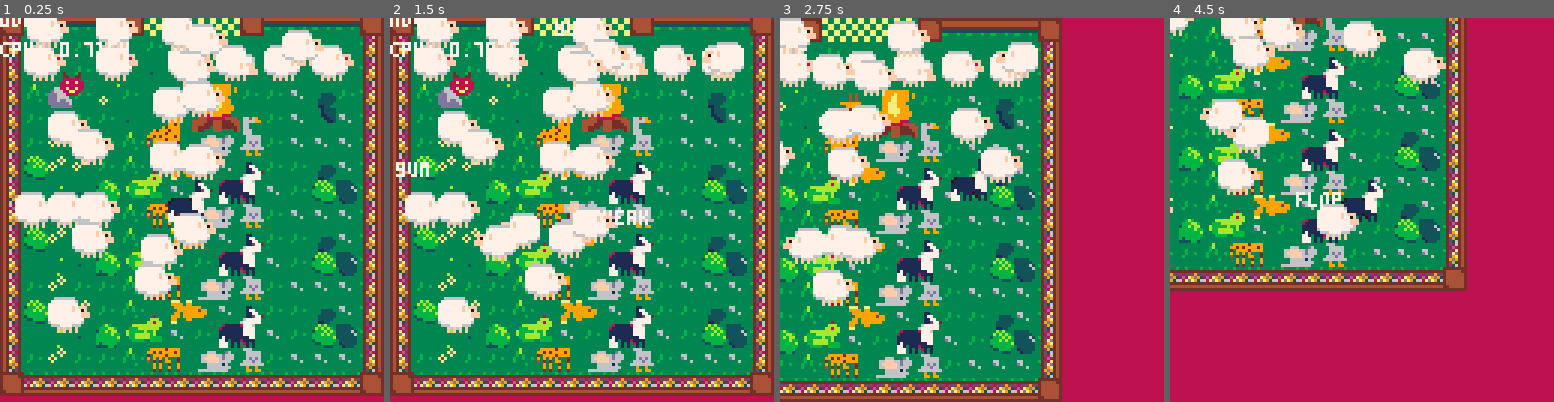
Above: before the commit, frames 1-4 (left to right).
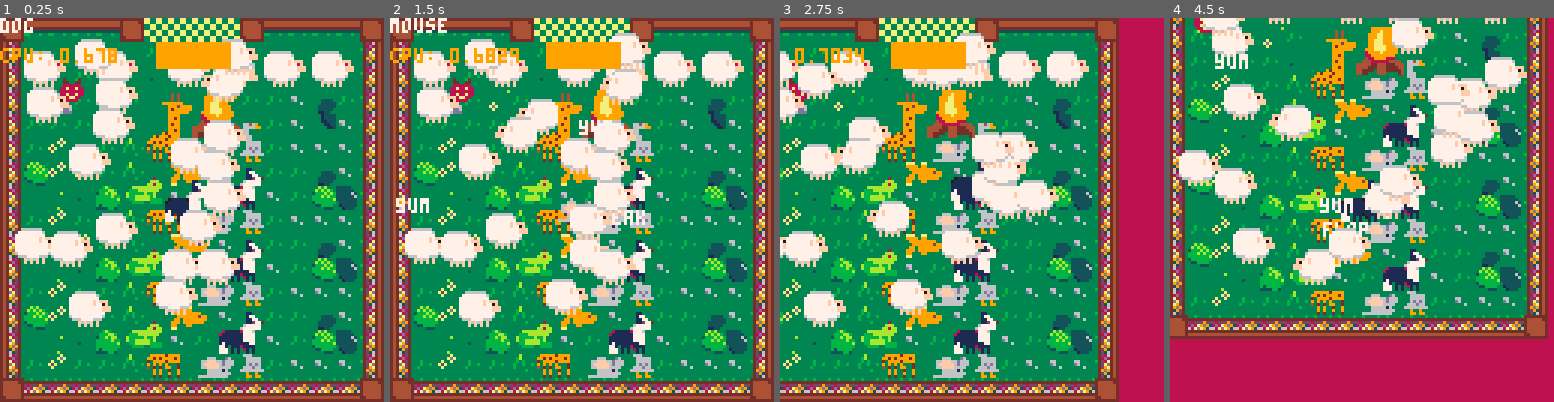
Above: after the commit, the same moments.

Repository: kitasuna/sheepdoggin
Game: PICO-8 cartridge sheepdoggin.p8
Same seed, same stepped clock (60 frames per second), same inputs: the game is played once before the commit and once after it.
Inputs:
- Up to frame 1 (0.25 s): no input
- Up to frame 2 (1.5 s): tap X (X key) at 0.33, 1.07 s; tap O (Z key) at 0.7 s
- Up to frame 3 (2.75 s): hold Right 1.6-2.1 s; tap O (Z key) at 1.7, 2.1, 2.5 s; tap X (X key) at 1.85 s; hold Up 2.15-2.42 s; hold Right from 2.47 s (still down)
- Up to frame 4 (4.5 s): tap O (Z key) every 0.4 s from 2.9 to 4.1 s; tap X (X key) at 2.97, 4.08 s; release Right at 3.03 s; hold Left 3.08-3.58 s; hold Down 3.63-3.97 s; hold Right from 4.02 s (still down)

The runs differ from the first frame. In frame 1, 50% of the frame differs, in the area x 0-100%, y 0-100%; in frame 2, 49%; in frame 3, 61%; in frame 4, 65%, in the area x 0-99%, y 0-84%.

Commit message:
add goal collision

Diff:
--- a/_game.lua
+++ b/_game.lua
@@ -9,6 +9,12 @@
   sheep_mgr:spawn()
   physics = Physics:new()
   enemy = Enemy:new()
+  level = Level:new()
+  level:setGoal(52,
+    8,
+    24,
+    8
+  )
 
   --__update = update_title
   --__draw = draw_title
@@ -53,6 +59,15 @@
       end
     end
   end
+
+  -- sheep / goal collision stuff
+  local topLeft, bottomRight = level:getGoalCorners()
+  for i, sheep in pairs(sheep_mgr.sheep) do
+    if sheep.state == SheepState.Panic and sheep:collisionCirc():collidesRect(topLeft, bottomRight) then
+      sheep_to_evac(sheep)
+    end
+  end
+
   physics:resolveCollisions(merge(sheep_mgr.sheep, {player, enemy}))
   _update_animation()
 end
@@ -63,6 +78,7 @@
   enemy:draw()
   palt(0,false)
   sheep_mgr:draw()
+  level:draw()
   palt(0,true)
   --_draw_animation()
   print("cpu: " .. stat(1),0,10)
--- /dev/null
+++ b/level.lua
@@ -0,0 +1,29 @@
+Level = {}
+function Level:new(o)
+  o = o or {
+    goal_upperleft = {},
+    goal_hw = nil
+  }
+  setmetatable(o, self)
+  self.__index = self
+  return o
+end
+
+function Level:setGoal(x, y, w, h)
+  self.goal_upperleft = v2(x, y)
+  self.goal_bottomright = v2(x+w, y+h)
+end
+
+-- () -> (v2, v2)
+function Level:getGoalCorners()
+  return self.goal_upperleft, self.goal_bottomright
+end
+
+function Level:draw()
+  rectfill(
+    self.goal_upperleft.x,
+    self.goal_upperleft.y,
+    self.goal_bottomright.x,
+    self.goal_bottomright.y,
+    2)
+end
--- a/physics.lua
+++ b/physics.lua
@@ -21,6 +21,17 @@
     return false
   end
   return delta:len() < self.radius + other.radius
+end
+
+function Circ:collidesRect(rectTopLeft, rectBottomRight)
+  local closest_point = v2(
+    mid(self.center.x, rectTopLeft.x, rectBottomRight.x),
+    mid(self.center.y, rectTopLeft.y, rectBottomRight.y)
+  )
+
+  local delta = self.center - closest_point
+
+  return delta.x^2 + delta.y^2 <= self.radius^2
 end
 
 -- Returns the vector that would move the circle out of collision with `other`.
--- a/sheep.lua
+++ b/sheep.lua
@@ -2,6 +2,7 @@
 function SheepMgr:new(o)
   o = o or {
     sheep = {},
+    clearedSheep = {},
   }
   setmetatable(o, self)
   self.__index = self
@@ -12,12 +13,17 @@
   for i, sheep in pairs(self.sheep) do
     sheep:update(dt)
   end
+  for i, sheep in pairs(self.clearedSheep) do
+    sheep:update(dt)
+  end
+
+
 end
 
 function SheepMgr:spawn()
   -- add(self.sheep, new_sheep(32, 32))
   for i=10,110,7 do
-    for j=10,110,7 do
+    for j=20,110,7 do
       local decision = rnd()
       if decision >= 0.9 and #self.sheep < 20 then
         add(self.sheep, new_sheep(i+rnd(3),j+rnd(3)))
@@ -34,6 +40,11 @@
   for i, sheep in pairs(self.sheep) do
     sheep:draw()
   end
+
+  for i, sheep in pairs(self.clearedSheep) do
+    sheep:draw()
+  end
+
   importPalette(previousPalette)
 end
 
@@ -42,6 +53,7 @@
   Nibble = "nibble",
   Walk = "walk",
   Panic = "panic",
+  Evac = "evac",
 }
 
 function new_sheep(x, y)
@@ -186,7 +198,6 @@
   else
     sheep.flip_x = true
   end
-
 end
 
 function sheep_to_panic(sheep, dir)
@@ -199,25 +210,25 @@
   sheep.state_ttl = rnd(2)
 end
 
-
-function sheep_state_panic(sheep, dt)
-  -- we're close to the tgt, so just cheat and change state
-  local remaining = sheep.tgt_pos:sub(sheep.pos)
-  if abs(remaining.x) < 1 and abs(remaining.y) < 1 then
-    sheep.pos.x = sheep.tgt_pos.x
-    sheep.pos.y = sheep.tgt_pos.y
-    sheep.tgt_pos = nil
-    sheep.state_ttl = rnd(2)
-    sheep.state = SheepState.Wait
-    sheep.state_f = sheep_state_wait
+function sheep_to_evac(sheep)
+  sheep.state = SheepState.Evac
+  sheep.tgt_pos = v2(
+    sheep.pos.x,
+    -32
+  )
+  add(sheep_mgr.clearedSheep, sheep)
+  del(sheep_mgr.sheep, sheep)
+  sheep.state_f = sheep_state_evac
+end
+
+function sheep_state_evac(sheep, dt)
+  if sheep.pos.y >= 12 then
+    sheep.pos.y -= 0.5
+  end
+
+  -- celebratory hop
+  sheep.hop_index += 1
+  if sheep.hop_index > #sheep.hops then
     sheep.hop_index = 1
-    return
-  end
-
-  if remaining.x < 0 then
-    sheep.flip_x = false
-  else
-    sheep.flip_x = true
-  end
-
-end
+  end
+end
--- a/sheepdoggin.p8
+++ b/sheepdoggin.p8
@@ -8,6 +8,7 @@
 
 #include _game.lua
 #include _title.lua
+#include level.lua
 #include player.lua
 #include sheep.lua
 #include enemy.lua
